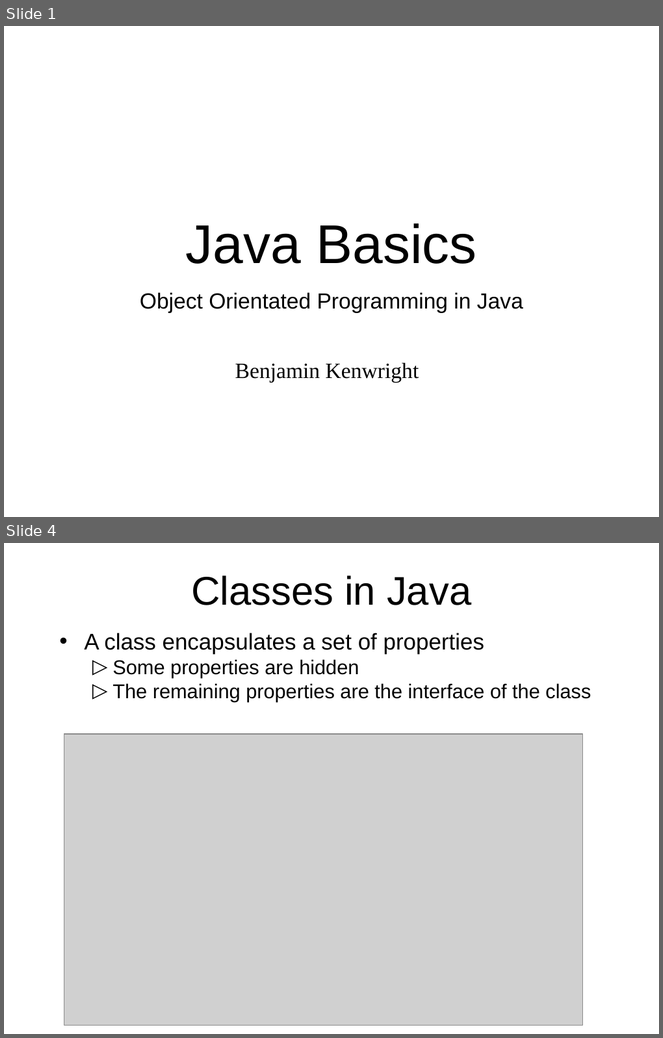
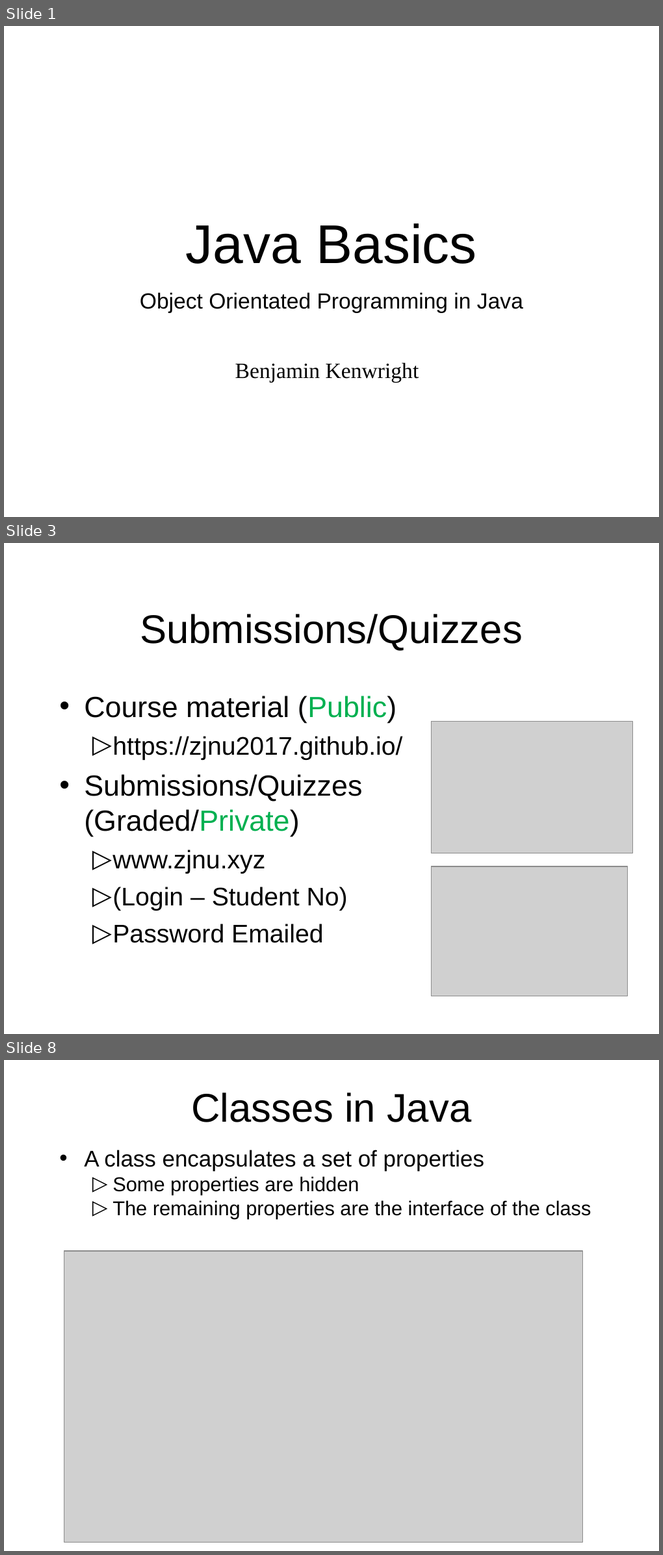
Before and after one commit to octaviordz/zjnu2017.github.io, a slide deck: OOP/lectures/030--Classes.and.Objects.ppt. Shown one above the other, each under a label of ours: slides 1 and 4 before the commit, slides 1, 3 and 8 after it; the slides between them are not shown. The pictures are 663x1038 and 663x1555 pixels, drawn with LibreOffice and Linux fonts; fonts in the diff are those of the drawing; grey boxes stand for pictures. Boxes give left, top, right and bottom in pixels: in the first picture for what was removed or moved away, otherwise in the second. Text is boxed around its words. In the diff, an @@ line names an element or a change of style, - is before the commit and + after.

```diff
--- a/OOP/lectures/030--Classes.and.Objects.ppt
+++ b/OOP/lectures/030--Classes.and.Objects.ppt
@@ slide 3 added at (4, 543, 659, 1034), background #FFFFFF @@
@@ title added at (140, 614, 523, 651), 44 pt, text #000000 @@
+Submissions/Quizzes
@@ text added at (84, 696, 402, 943), 28 pt, text #000000 @@
+• Course material (Public)
+  ▷ https://zjnu2017.github.io/
+• Submissions/Quizzes (Graded/Private)
+  ▷ www.zjnu.xyz
+  ▷ (Login – Student No)
+  ▷ Password Emailed
@@ picture added at (431, 722, 633, 854) @@
@@ picture added at (431, 867, 628, 997) @@
@@ what was slide 4 is now slide 8 @@
```
Also in this commit, not shown: 5 slides changed, 4 other slides added, 1 other file.
